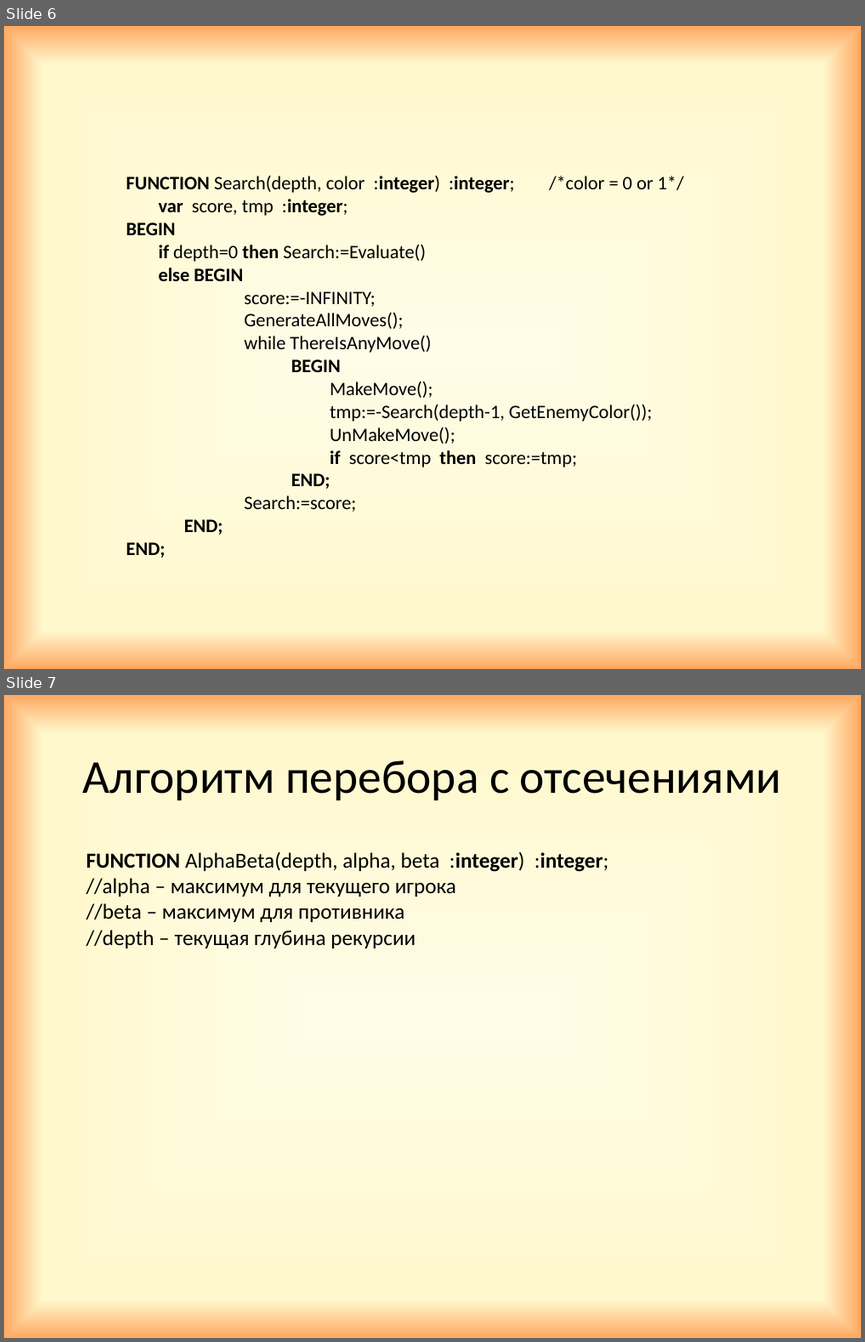
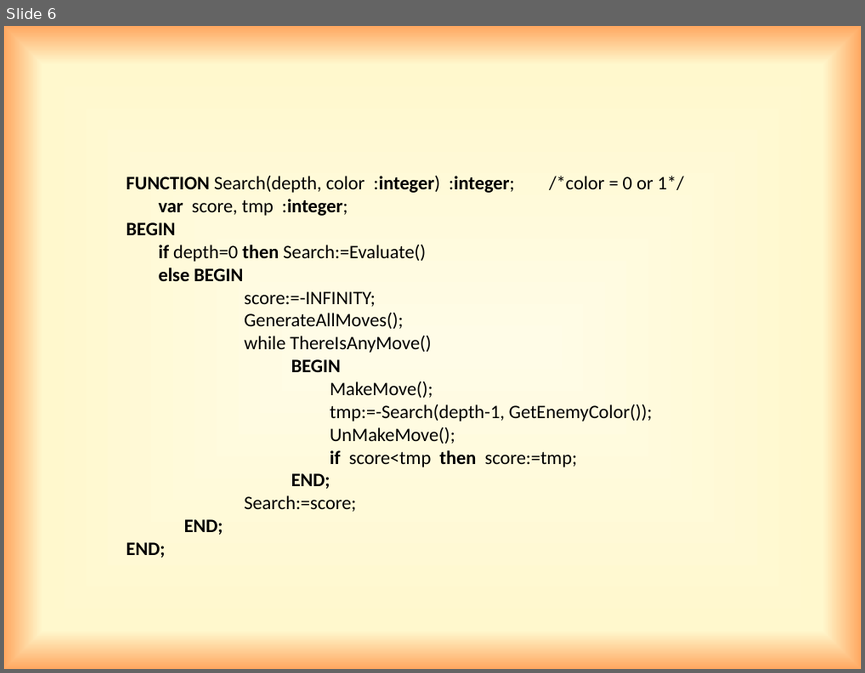
Before and after one commit to GrachevaElena/Checkers, a slide deck: Project.pptx. Shown one above the other, each under a label of ours: slides 6 and 7 before the commit, slide 6 after it. The pictures are 865x1342 and 865x673 pixels, drawn with LibreOffice and Linux fonts; fonts in the diff are those of the drawing. Boxes give left, top, right and bottom in pixels: in the first picture for what was removed or moved away, otherwise in the second. Text is boxed around its words. In the diff, an @@ line names an element or a change of style, - is before the commit and + after.

Commit message:
+alpha-beta

```diff
--- a/Project.pptx
+++ b/Project.pptx
@@ slide 7 removed at <box>4,695,861,1338</box>, background gradient #FFFCE7 to #FFF8CD to #FFA861 @@
@@ title removed at <box>83,760,781,800</box> @@
-Алгоритм перебора с отсечениями
@@ text removed at <box>86,851,608,948</box> @@
-FUNCTION AlphaBeta(depth, alpha, beta :integer) :integer;
-//alpha – максимум для текущего игрока
-//beta – максимум для противника
-//depth – текущая глубина рекурсии
```
Also in this commit, not shown: 2 slides changed, 2 slides added.
